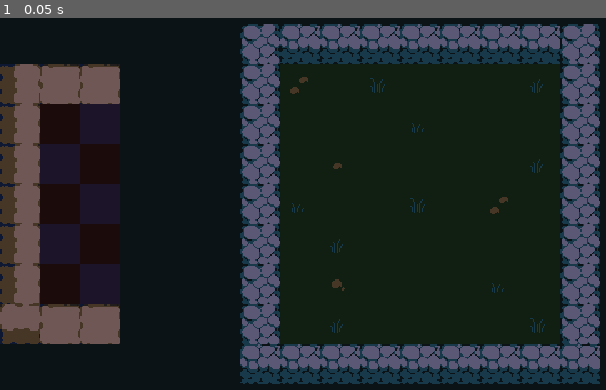
Above: before the commit, frame 1.
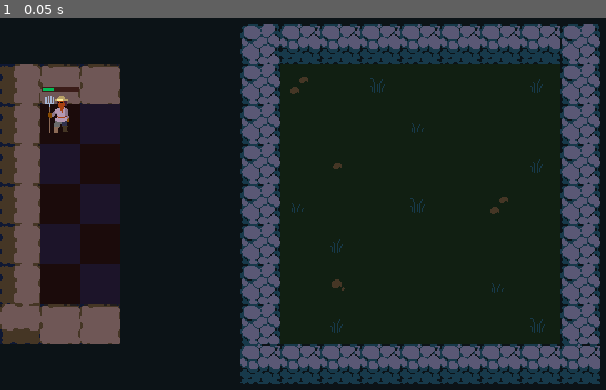
Above: after the commit, the same moment.

Repository: gustavofukunaga/tcc
Game: Godot game, scene res://Scenes/Arena/arena.tscn
The game is run twice, just before and just after one commit, with the same random seed, the same clock (stepped at 60 frames per second) and the same inputs.
Inputs:
- Up to frame 1 (0.05 s): no input

The runs differ from the first frame. In frame 1, 0.3% of the frame differs, in the area x 6-14%, y 18-31%.

Commit message:
tutorial s1e3

Diff:
--- /dev/null
+++ b/Components/drag_and_drop.gd
@@ -0,0 +1,65 @@
+class_name DragAndDrop
+extends Node
+
+signal drag_canceled(starting_position: Vector2)
+signal drag_started
+signal dropped(starting_position: Vector2)
+
+@export var enabled: bool = true
+@export var target: Area2D
+
+var starting_position: Vector2
+var offset := Vector2.ZERO
+var dragging := false
+
+
+func _ready() -> void:
+	assert(target, "No target set for DragAndDrop Component!")
+	target.input_event.connect(_on_target_input_event.unbind(1))
+
+
+func _process(_delta: float) -> void:
+	if dragging and target:
+		target.global_position = target.get_global_mouse_position() + offset
+
+
+func _end_dragging() -> void:
+	dragging = false
+	target.remove_from_group("dragging")
+	target.z_index = 0
+
+
+func _cancel_dragging() -> void:
+	_end_dragging()
+	drag_canceled.emit(starting_position)
+
+
+func _start_dragging() -> void:
+	dragging = true
+	starting_position = target.global_position
+	target.add_to_group("dragging")
+	target.z_index = 99
+	offset = target.global_position - target.get_global_mouse_position()
+	drag_started.emit()
+
+
+func _drop() -> void:
+	_end_dragging()
+	dropped.emit(starting_position)
+
+
+func _on_target_input_event(_viewport: Node, event: InputEvent) -> void:
+	if not enabled:
+		return
+
+	var dragging_object := get_tree().get_first_node_in_group("dragging")
+
+	if not dragging and dragging_object:
+		return
+
+	if dragging and event.is_action_pressed("cancel_drag"):
+		_cancel_dragging()
+	elif not dragging and event.is_action_pressed("select"):
+		_start_dragging()
+	elif dragging and event.is_action_released("select"):
+		_drop()
--- /dev/null
+++ b/Data/Units/hale.tres
@@ -0,0 +1,11 @@
+[gd_resource type="Resource" script_class="UnitStats" load_steps=2 format=3 uid="uid://d1pplv4esnoo6"]
+
+[ext_resource type="Script" uid="uid://b5xwqcu3p6jfw" path="res://Data/Units/unit_stats.gd" id="1_nq6dh"]
+
+[resource]
+script = ExtResource("1_nq6dh")
+name = "Hale"
+rarity = 0
+gold_cost = 1
+skin_coordinates = Vector2i(2, 5)
+metadata/_custom_type_script = "uid://b5xwqcu3p6jfw"
--- /dev/null
+++ b/Data/Units/unit_stats.gd
@@ -0,0 +1,24 @@
+class_name UnitStats
+extends Resource
+
+enum Rarity {COMMON, UNCOMMON, RARE, LEGENDARY}
+
+const RARITY_COLORS := {
+	Rarity.COMMON: Color("124a2e"),
+	Rarity.UNCOMMON: Color("1c527c"),
+	Rarity.RARE: Color("ab0979"),
+	Rarity.LEGENDARY: Color("ea940b"),
+}
+
+@export var name: String
+
+@export_category("Data")
+@export var rarity: Rarity
+@export var gold_cost := 1
+
+@export_category("Visuals")
+@export var skin_coordinates: Vector2i
+
+
+func _to_string() -> String:
+	return name
--- /dev/null
+++ b/Scenes/Arena/arena.gd
@@ -0,0 +1,6 @@
+class_name Arena
+extends Node2D
+
+const CELL_SIZE := Vector2(32, 32)
+const HALF_CELL_SIZE := Vector2(16, 16)
+const QUARTER_CELL_SIZE := Vector2(8, 8)
--- a/Scenes/Arena/arena.tscn
+++ b/Scenes/Arena/arena.tscn
@@ -1,7 +1,9 @@
-[gd_scene load_steps=7 format=4 uid="uid://cy4g8o8gnifo0"]
-
+[gd_scene load_steps=9 format=4 uid="uid://cy4g8o8gnifo0"]
+
+[ext_resource type="Script" uid="uid://dn3xhixj770o0" path="res://Scenes/Arena/arena.gd" id="1_6o3nl"]
 [ext_resource type="TileSet" uid="uid://c1jgtklhf5663" path="res://Scenes/Arena/tile_set.tres" id="1_b8w6q"]
 [ext_resource type="Texture2D" uid="uid://b1ro1ssup7dcp" path="res://Assets/sprites/tiles.png" id="2_fp5lk"]
+[ext_resource type="PackedScene" uid="uid://coras6tgh04h5" path="res://Scenes/Unit/unit.tscn" id="4_rm3sm"]
 
 [sub_resource type="TileSetAtlasSource" id="TileSetAtlasSource_6o3nl"]
 texture = ExtResource("2_fp5lk")
@@ -238,6 +240,7 @@
 sources/1 = SubResource("TileSetAtlasSource_t7yvt")
 
 [node name="Arena" type="Node2D"]
+script = ExtResource("1_6o3nl")
 metadata/_edit_lock_ = true
 
 [node name="Visuals" type="Node2D" parent="."]
@@ -249,6 +252,7 @@
 tile_set = ExtResource("1_b8w6q")
 
 [node name="Props" type="TileMapLayer" parent="Visuals"]
+modulate = Color(1, 1, 1, 0.392157)
 tile_set = ExtResource("1_b8w6q")
 
 [node name="Walls" type="TileMapLayer" parent="Visuals"]
@@ -263,6 +267,7 @@
 metadata/_edit_lock_ = true
 
 [node name="Decor" type="TileMapLayer" parent="GameArea"]
+modulate = Color(1, 1, 1, 0.392157)
 tile_set = ExtResource("1_b8w6q")
 
 [node name="Highlight" type="TileMapLayer" parent="GameArea"]
@@ -277,3 +282,6 @@
 
 [node name="Highlight" type="TileMapLayer" parent="Bench"]
 tile_set = SubResource("TileSet_rm3sm")
+
+[node name="Unit" parent="." instance=ExtResource("4_rm3sm")]
+position = Vector2(32, 96)
--- /dev/null
+++ b/Scenes/Unit/unit.gd
@@ -0,0 +1,20 @@
+@tool
+class_name Unit
+extends Area2D
+
+@export var stats: UnitStats : set = set_stats
+
+@onready var skin: Sprite2D = $Skin
+@onready var health_bar: ProgressBar = $HealthBar
+
+
+func set_stats(value: UnitStats) -> void:
+	stats = value
+
+	if value == null:
+		return
+
+	if not is_node_ready():
+		await ready
+
+	skin.region_rect.position = Vector2(stats.skin_coordinates) * Arena.CELL_SIZE
--- /dev/null
+++ b/Scenes/Unit/unit.tscn
@@ -0,0 +1,48 @@
+[gd_scene load_steps=8 format=3 uid="uid://coras6tgh04h5"]
+
+[ext_resource type="Script" uid="uid://cg7h0owded255" path="res://Scenes/Unit/unit.gd" id="1_15sed"]
+[ext_resource type="Texture2D" uid="uid://b804rgdbdcbwx" path="res://Assets/rogues.png" id="1_hgpyh"]
+[ext_resource type="Resource" uid="uid://d1pplv4esnoo6" path="res://Data/Units/hale.tres" id="2_ladk0"]
+[ext_resource type="Script" uid="uid://dsyg84iqicbhl" path="res://Components/drag_and_drop.gd" id="4_iuf4a"]
+
+[sub_resource type="RectangleShape2D" id="RectangleShape2D_hgpyh"]
+size = Vector2(36, 36)
+
+[sub_resource type="StyleBoxFlat" id="StyleBoxFlat_hgpyh"]
+bg_color = Color(0.231373, 0.113725, 0.0980392, 1)
+
+[sub_resource type="StyleBoxFlat" id="StyleBoxFlat_15sed"]
+bg_color = Color(0, 0.733333, 0.333333, 1)
+border_width_left = 1
+border_width_top = 1
+border_width_right = 1
+border_width_bottom = 1
+border_color = Color(0.231373, 0.113725, 0.0980392, 1)
+
+[node name="Unit" type="Area2D"]
+script = ExtResource("1_15sed")
+stats = ExtResource("2_ladk0")
+
+[node name="Skin" type="Sprite2D" parent="."]
+position = Vector2(16, 8)
+texture = ExtResource("1_hgpyh")
+region_enabled = true
+region_rect = Rect2(64, 160, 32, 32)
+
+[node name="CollisionShape2D" type="CollisionShape2D" parent="."]
+position = Vector2(16, 8)
+shape = SubResource("RectangleShape2D_hgpyh")
+
+[node name="HealthBar" type="ProgressBar" parent="."]
+offset_left = 1.0
+offset_top = -14.0
+offset_right = 31.0
+offset_bottom = -10.0
+theme_override_styles/background = SubResource("StyleBoxFlat_hgpyh")
+theme_override_styles/fill = SubResource("StyleBoxFlat_15sed")
+value = 33.79
+show_percentage = false
+
+[node name="DragAndDrop" type="Node" parent="." node_paths=PackedStringArray("target")]
+script = ExtResource("4_iuf4a")
+target = NodePath("..")
--- a/project.godot
+++ b/project.godot
@@ -24,6 +24,19 @@
 window/stretch/mode="viewport"
 window/stretch/scale_mode="integer"
 
+[input]
+
+select={
+"deadzone": 0.2,
+"events": [Object(InputEventMouseButton,"resource_local_to_scene":false,"resource_name":"","device":-1,"window_id":0,"alt_pressed":false,"shift_pressed":false,"ctrl_pressed":false,"meta_pressed":false,"button_mask":0,"position":Vector2(0, 0),"global_position":Vector2(0, 0),"factor":1.0,"button_index":1,"canceled":false,"pressed":false,"double_click":false,"script":null)
+]
+}
+cancel_drag={
+"deadzone": 0.2,
+"events": [Object(InputEventMouseButton,"resource_local_to_scene":false,"resource_name":"","device":-1,"window_id":0,"alt_pressed":false,"shift_pressed":false,"ctrl_pressed":false,"meta_pressed":false,"button_mask":0,"position":Vector2(0, 0),"global_position":Vector2(0, 0),"factor":1.0,"button_index":2,"canceled":false,"pressed":false,"double_click":false,"script":null)
+]
+}
+
 [rendering]
 
 textures/canvas_textures/default_texture_filter=0
Not shown, added: Components/drag_and_drop.gd.uid
Not shown, added: Data/Units/unit_stats.gd.uid
Not shown, added: Scenes/Arena/arena.gd.uid
Not shown, added: Scenes/Unit/unit.gd.uid
